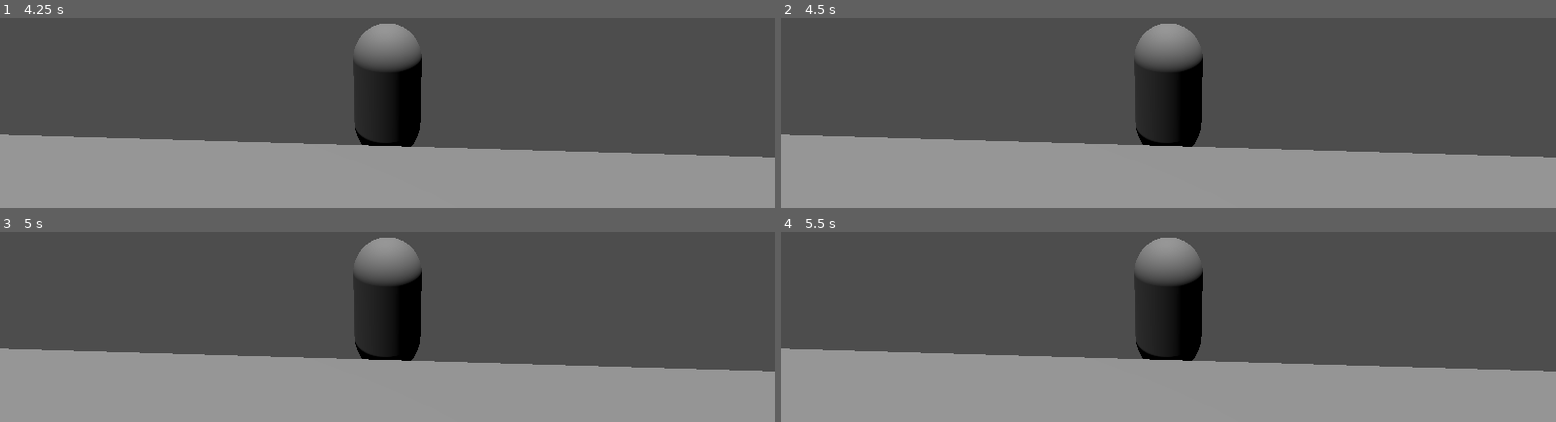
Above: before the commit, frames 1-4 (two rows, left to right).
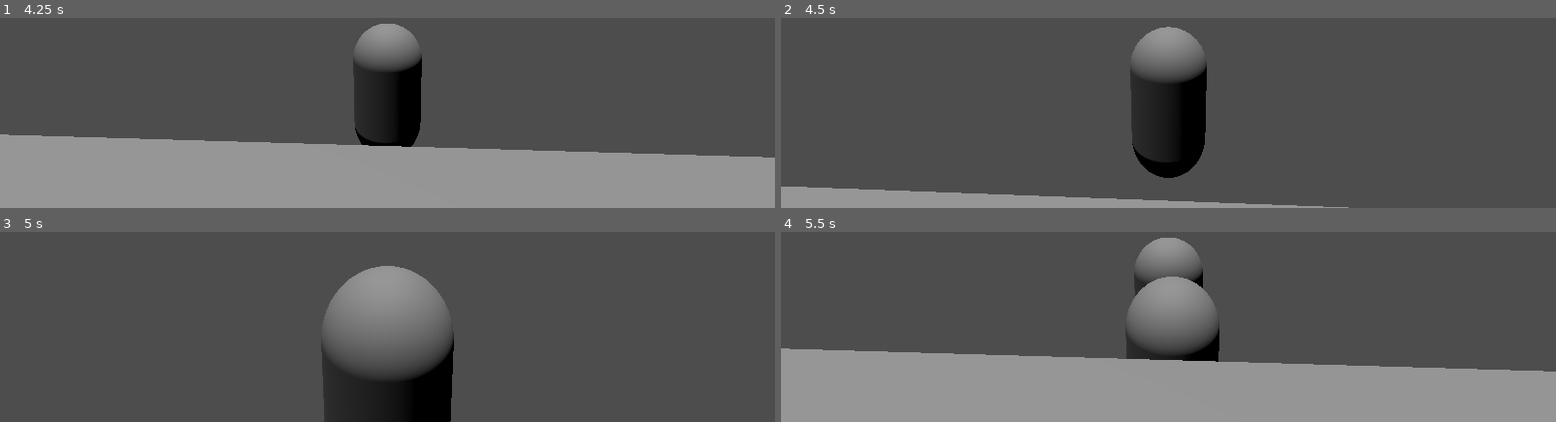
Above: after the commit, the same moments.

Repository: zttimmerman/project-whiskeyjack
Game: Godot game, scene res://scenes/world/TestWorld.tscn
Same seed, same stepped clock (60 frames per second), same inputs: the game is played once before the commit and once after it.
Inputs (mouse positions are in pixels of both pictures, inside the frame that each line leads up to):
- Up to frame 1 (4.25 s): tap Enter at 0.5 s; move the mouse to (outside the picture) at 0.52 s; hold W (move_forward) from 0.53 s (still down); tap T at 0.6, 1.55, 2.3, 3.05, 3.8 s; move the mouse to (outside the picture) at 1.27 s; tap K (attack_heavy) at 1.35 s; move the mouse to (outside the picture) at 2.02 s; hold J (attack_light) 2.03-2.78 s; move the mouse to (outside the picture) at 2.77 s; tap Down (camera_down) at 2.85 s; tap Space (dodge) at 3.5 s; move the mouse to (outside the picture) at 3.52 s; tap Left (camera_left) at 3.6 s
- Up to frame 2 (4.5 s): keep holding W (move_forward); tap Enter at 4.25 s; move the mouse to (outside the picture) at 4.27 s; tap Right (camera_right) at 4.35 s
- Up to frame 3 (5 s): keep holding W (move_forward); tap T at 4.55 s
- Up to frame 4 (5.5 s): keep holding W (move_forward); move the mouse to (outside the picture) at 5.02 s; tap Up (camera_up) at 5.1 s; tap T at 5.3 s

Frame 1 is identical in both runs. In frame 2, 30% of the frame differs, in the area x 0-100%, y 3-100%; in frame 3, 39%; in frame 4, 4.0%.

Commit message:
Implement BaseEnemy with full state machine and combat wiring
- IDLE/PATROL/CHASE/ATTACK/STAGGER/DEAD states via match + _tick_* handlers
- _change_state() handles state entry: activates/deactivates hitbox, sets timers
- CHASE: NavigationAgent3D pathfinding with direct-movement fallback when no
  nav mesh is baked; leash range at 1.5× detection_range; attack cooldown timer
- ATTACK: hitbox active for 0.3s, then 1.5s cooldown before next swing
- STAGGER: velocity bleed-off over 0.4s on knockback from HurtboxComponent
- HurtboxComponent (layer 4, mask 8) handles HP; _on_hurtbox_hit triggers STAGGER
- HitboxComponent (layer 16, mask 1, damage 8) activates during ATTACK
- add_to_group("enemy") so Player lock-on can find the enemy
- Player.tscn HurtboxComponent updated: collision_layer=1, collision_mask=16
  so it detects incoming enemy hitboxes on layer 16
- BaseEnemy instance placed in TestWorld at (4, 1, 4) for combat loop testing

Co-Authored-By: Claude Sonnet 4.6 <noreply@anthropic.com>

Diff:
--- a/scenes/enemies/BaseEnemy.gd
+++ b/scenes/enemies/BaseEnemy.gd
@@ -1,4 +1,3 @@
-class_name BaseEnemy
 extends CharacterBody3D
 
 signal died
@@ -10,50 +9,185 @@
 @export var attack_range: float = 1.5
 @export var gravity: float = 20.0
 
+const STAGGER_DURATION: float = 0.4
+const ATTACK_ACTIVE_TIME: float = 0.3
+const ATTACK_COOLDOWN: float = 1.5
+
 var state: State = State.IDLE
 var _player: CharacterBody3D = null
 var _nav_agent: NavigationAgent3D = null
+var _hitbox: HitboxComponent = null
+
+var _stagger_timer: float = 0.0
+var _attack_timer: float = 0.0
+var _attack_cooldown_timer: float = 0.0
 
 
 func _ready() -> void:
+	add_to_group("enemy")
 	_nav_agent = $NavigationAgent3D
+	_hitbox = $HitboxComponent
 	_player = get_tree().get_first_node_in_group("player")
 	stats.died.connect(_on_stats_died)
+	# Connect enemy's own hurtbox to trigger stagger state (HurtboxComponent handles HP)
+	$HurtboxComponent.area_entered.connect(_on_hurtbox_hit)
 
 
 func _physics_process(delta: float) -> void:
+	if not is_on_floor():
+		velocity.y -= gravity * delta
+
 	match state:
 		State.IDLE:
-			pass
+			_tick_idle(delta)
 		State.PATROL:
-			pass
+			_tick_patrol(delta)
 		State.CHASE:
-			pass
+			_tick_chase(delta)
 		State.ATTACK:
-			pass
+			_tick_attack(delta)
 		State.STAGGER:
-			pass
+			_tick_stagger(delta)
 		State.DEAD:
 			pass
 
 	_get_next_action()
+	move_and_slide()
 
 
-# Override in subclasses to implement unique enemy behavior
+func _tick_idle(_delta: float) -> void:
+	velocity.x = 0.0
+	velocity.z = 0.0
+	if _player and global_position.distance_to(_player.global_position) <= detection_range:
+		_change_state(State.CHASE)
+
+
+func _tick_patrol(_delta: float) -> void:
+	velocity.x = 0.0
+	velocity.z = 0.0
+	if _player and global_position.distance_to(_player.global_position) <= detection_range:
+		_change_state(State.CHASE)
+
+
+func _tick_chase(delta: float) -> void:
+	_attack_cooldown_timer = max(0.0, _attack_cooldown_timer - delta)
+
+	if not _player:
+		_change_state(State.IDLE)
+		return
+
+	var dist: float = global_position.distance_to(_player.global_position)
+
+	if dist > detection_range * 1.5:
+		_change_state(State.IDLE)
+		return
+
+	if dist <= attack_range and _attack_cooldown_timer <= 0.0:
+		_change_state(State.ATTACK)
+		return
+
+	# Navigate toward player; falls back to direct movement if no nav mesh is baked
+	_nav_agent.target_position = _player.global_position
+	var move_dir: Vector3
+
+	if not _nav_agent.is_navigation_finished():
+		var next_pos: Vector3 = _nav_agent.get_next_path_position()
+		move_dir = next_pos - global_position
+		move_dir.y = 0.0
+		# If nav gives us essentially our own position, go direct
+		if move_dir.length_squared() < 0.1:
+			move_dir = _player.global_position - global_position
+			move_dir.y = 0.0
+	else:
+		move_dir = _player.global_position - global_position
+		move_dir.y = 0.0
+
+	if move_dir.length_squared() > 0.01:
+		move_dir = move_dir.normalized()
+		velocity.x = move_dir.x * stats.speed
+		velocity.z = move_dir.z * stats.speed
+		look_at(global_position + move_dir, Vector3.UP)
+	else:
+		velocity.x = 0.0
+		velocity.z = 0.0
+
+
+func _tick_attack(delta: float) -> void:
+	velocity.x = 0.0
+	velocity.z = 0.0
+	_attack_timer -= delta
+	if _attack_timer <= 0.0:
+		_hitbox.deactivate()
+		_attack_cooldown_timer = ATTACK_COOLDOWN
+		_change_state(State.CHASE)
+
+
+func _tick_stagger(delta: float) -> void:
+	# Bleed off knockback velocity from the HurtboxComponent push
+	velocity.x = move_toward(velocity.x, 0.0, stats.speed * delta * 10.0)
+	velocity.z = move_toward(velocity.z, 0.0, stats.speed * delta * 10.0)
+	_stagger_timer -= delta
+	if _stagger_timer <= 0.0:
+		_change_state(State.CHASE)
+
+
+# Override in subclasses to inject additional per-frame state logic
 func _get_next_action() -> void:
 	pass
 
 
 func _change_state(new_state: State) -> void:
 	state = new_state
+	match new_state:
+		State.ATTACK:
+			_face_player()
+			_hitbox.activate()
+			_attack_timer = ATTACK_ACTIVE_TIME
+		State.STAGGER:
+			_hitbox.deactivate()
+			_stagger_timer = STAGGER_DURATION
+		State.DEAD:
+			_hitbox.deactivate()
 
 
+func _face_player() -> void:
+	if not _player:
+		return
+	var look_dir: Vector3 = _player.global_position - global_position
+	look_dir.y = 0.0
+	if look_dir.length_squared() > 0.01:
+		look_at(global_position + look_dir, Vector3.UP)
+
+
+# Called when the enemy's hurtbox overlaps a hitbox — transitions to STAGGER
+# (HP reduction is already handled by HurtboxComponent)
+func _on_hurtbox_hit(area: Area3D) -> void:
+	if state == State.DEAD:
+		return
+	if not (area is HitboxComponent):
+		return
+	_change_state(State.STAGGER)
+
+
+# Public API for scripted/environmental damage (bypasses the component system)
 func take_damage(amount: int, knockback_direction: Vector3 = Vector3.ZERO) -> void:
-	pass
+	if state == State.DEAD:
+		return
+	stats.take_damage(amount)
+	# stats.died may have fired synchronously above, calling die() → state = DEAD
+	if state == State.DEAD:
+		return
+	if knockback_direction != Vector3.ZERO:
+		velocity += knockback_direction * 4.0
+	_change_state(State.STAGGER)
 
 
 func die() -> void:
-	pass
+	if state == State.DEAD:
+		return
+	_change_state(State.DEAD)
+	emit_signal("died")
+	queue_free()
 
 
 func _on_stats_died() -> void:
--- /dev/null
+++ b/scenes/enemies/BaseEnemy.tscn
@@ -0,0 +1,63 @@
+[gd_scene format=3 uid="uid://cr6q16h3br23g"]
+
+[ext_resource type="Script" uid="uid://dbaseenemy01gd" path="res://scenes/enemies/BaseEnemy.gd" id="1_enemy"]
+[ext_resource type="Script" uid="uid://bcharstats0001" path="res://scripts/stats/CharacterStats.gd" id="2_stats"]
+[ext_resource type="Script" uid="uid://dwaci7nqyra4a" path="res://scripts/combat/HurtboxComponent.gd" id="3_hurtbox"]
+[ext_resource type="Script" uid="uid://hitboxcmp001" path="res://scripts/combat/HitboxComponent.gd" id="4_hitbox"]
+
+[sub_resource type="CapsuleShape3D" id="CapsuleShape3D_body"]
+radius = 0.4
+height = 1.8
+
+[sub_resource type="CapsuleMesh" id="CapsuleMesh_enemy"]
+
+[sub_resource type="Resource" id="CharacterStats_enemy"]
+script = ExtResource("2_stats")
+max_hp = 30
+current_hp = 30
+attack = 8
+defense = 2
+speed = 3.0
+level = 1
+experience = 0
+experience_to_next_level = 100
+
+[sub_resource type="CapsuleShape3D" id="CapsuleShape3D_hurtbox"]
+radius = 0.45
+height = 1.8
+
+[sub_resource type="SphereShape3D" id="SphereShape3D_hitbox"]
+radius = 0.6
+
+[node name="BaseEnemy" type="CharacterBody3D"]
+script = ExtResource("1_enemy")
+stats = SubResource("CharacterStats_enemy")
+
+[node name="CollisionShape3D" type="CollisionShape3D" parent="."]
+shape = SubResource("CapsuleShape3D_body")
+
+[node name="MeshInstance3D" type="MeshInstance3D" parent="."]
+mesh = SubResource("CapsuleMesh_enemy")
+
+[node name="NavigationAgent3D" type="NavigationAgent3D" parent="."]
+
+[node name="HurtboxComponent" type="Area3D" parent="."]
+collision_layer = 4
+collision_mask = 8
+script = ExtResource("3_hurtbox")
+metadata/_custom_type_script = "uid://dwaci7nqyra4a"
+stats = SubResource("CharacterStats_enemy")
+
+[node name="CollisionShape3D" type="CollisionShape3D" parent="HurtboxComponent"]
+shape = SubResource("CapsuleShape3D_hurtbox")
+
+[node name="HitboxComponent" type="Area3D" parent="."]
+transform = Transform3D(1, 0, 0, 0, 1, 0, 0, 0, 1, 0, 0.8, -0.6)
+collision_layer = 16
+collision_mask = 1
+script = ExtResource("4_hitbox")
+metadata/_custom_type_script = "uid://hitboxcmp001"
+damage = 8
+
+[node name="CollisionShape3D" type="CollisionShape3D" parent="HitboxComponent"]
+shape = SubResource("SphereShape3D_hitbox")
--- a/scenes/player/Player.tscn
+++ b/scenes/player/Player.tscn
@@ -49,6 +49,8 @@
 current = true
 
 [node name="HurtboxComponent" type="Area3D" parent="." unique_id=781134096]
+collision_layer = 1
+collision_mask = 16
 script = ExtResource("2_gfjak")
 metadata/_custom_type_script = "uid://dwaci7nqyra4a"
 stats = SubResource("CharacterStats_player")
--- a/scenes/world/TestWorld.tscn
+++ b/scenes/world/TestWorld.tscn
@@ -1,6 +1,7 @@
 [gd_scene format=3 uid="uid://30n3q6hndes"]
 
 [ext_resource type="PackedScene" uid="uid://cyibe5n4nuirt" path="res://scenes/player/Player.tscn" id="1_player"]
+[ext_resource type="PackedScene" uid="uid://dbaseenemy1tsc" path="res://scenes/enemies/BaseEnemy.tscn" id="5_enemy"]
 [ext_resource type="Script" uid="uid://btestworld0001" path="res://scenes/world/TestWorld.gd" id="2_testworld"]
 [ext_resource type="Script" uid="uid://dwaci7nqyra4a" path="res://scripts/combat/HurtboxComponent.gd" id="3_hurtbox"]
 [ext_resource type="Script" uid="uid://bcharstats0001" path="res://scripts/stats/CharacterStats.gd" id="4_stats"]
@@ -45,6 +46,9 @@
 [node name="Player" parent="." instance=ExtResource("1_player")]
 transform = Transform3D(1, 0, 0, 0, 1, 0, 0, 0, 1, 0, 1, 0)
 
+[node name="BaseEnemy" parent="." instance=ExtResource("5_enemy")]
+transform = Transform3D(1, 0, 0, 0, 1, 0, 0, 0, 1, 4, 1, 4)
+
 [node name="DummyTarget" type="Node3D" parent="." unique_id=567890123]
 transform = Transform3D(1, 0, 0, 0, 1, 0, 0, 0, 1, 5, 0.9, 0)
 
